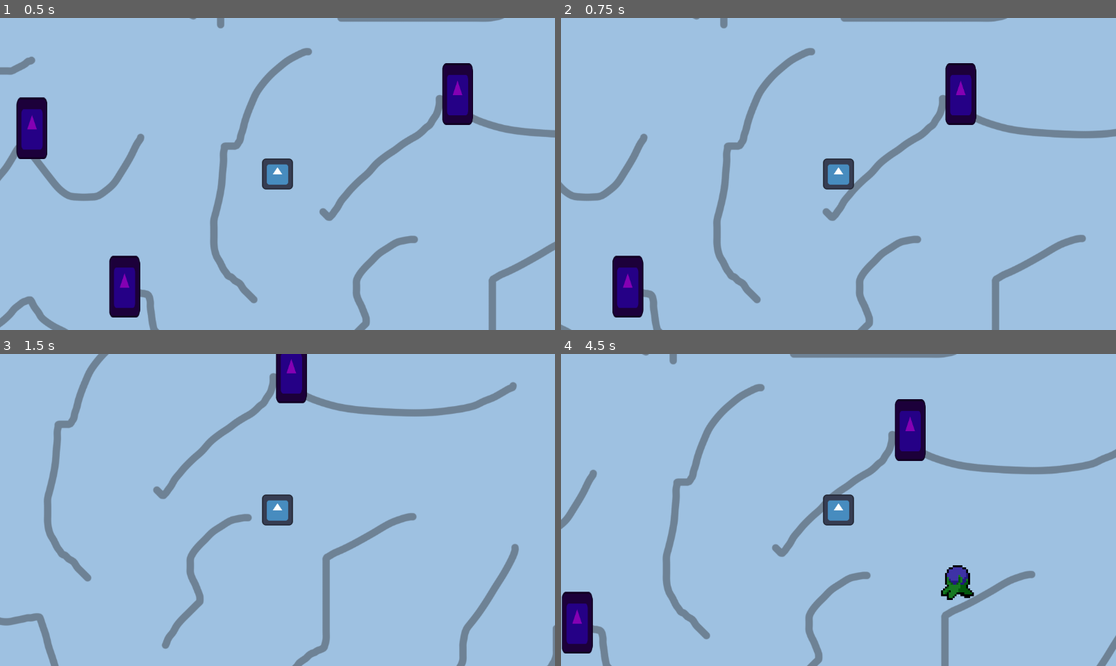
Above: before the commit, frames 1-4 (two rows, left to right).
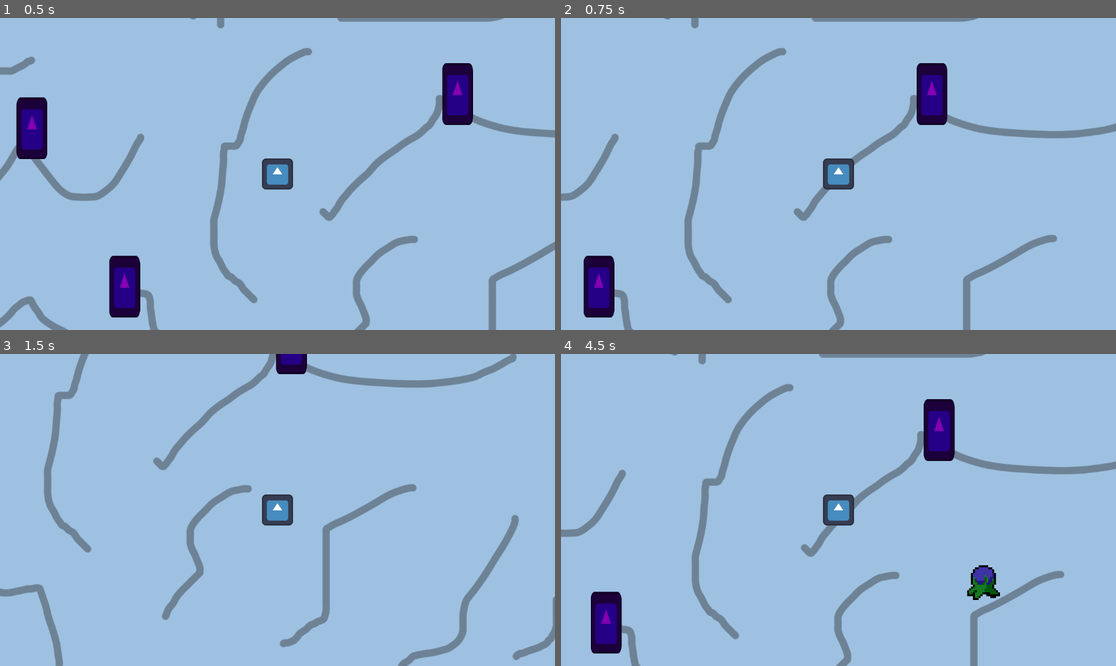
Above: after the commit, the same moments.

Repository: SleepyStudios/SummonerSurvivor
Game: Godot game, scene res://scenes/main.tscn
Two runs of this game, one before a commit and one after it. Both use one fixed random seed, a clock stepped at 60 frames per second and the inputs below. The engine's default icon, where the game draws it, is replaced by a stand-in: a white triangle on a blue panel in a dark square.
Inputs:
- Up to frame 1 (0.5 s): no input
- Up to frame 2 (0.75 s): tap Enter at 0.5 s; hold Right (right) from 0.53 s (still down); tap Space (dash) at 0.6 s
- Up to frame 3 (1.5 s): release Right (right) at 1.28 s; hold Down (down) from 1.28 s (still down); tap Space (dash) at 1.35 s
- Up to frame 4 (4.5 s): release Down (down) at 2.03 s; hold Right (right) 2.03-2.78 s; tap Space (dash) every 0.75 s from 2.1 to 4.35 s; hold Up (up) 2.78-3.53 s; hold Left (left) from 3.53 s (still down)

Frame 1 is identical in both runs. In frame 2, 13% of the frame differs, in the area x 0-100%, y 0-100%; in frame 3, 11%; in frame 4, 13%.

Commit message:
Relly QOL tweaks
- improves responsiveness of dash
- increases trigger distance for bombers
- increases bomb timer duration

Diff:
--- a/scenes/bomber.tscn
+++ b/scenes/bomber.tscn
@@ -145,7 +145,6 @@
 position = Vector2(80, 80)
 collision_layer = 2
 collision_mask = 6
-motion_mode = 1
 script = ExtResource("1_oushq")
 
 [node name="CollisionShape2D" type="CollisionShape2D" parent="."]
@@ -161,6 +160,7 @@
 autoplay = "default"
 
 [node name="BoomTimer" type="Timer" parent="."]
+wait_time = 2.0
 one_shot = true
 
 [node name="ExplosionArea" type="Area2D" parent="."]
--- a/scripts/bomber.gd
+++ b/scripts/bomber.gd
@@ -1,6 +1,7 @@
 extends Creature
 
-const EXPLODE_TRIGGER_DISTANCE = 80
+const EXPLODE_TRIGGER_DISTANCE = 150
+
 
 @onready var sprite: AnimatedSprite2D = $"AnimatedSprite2D"
 @onready var boom_timer: Timer = $"BoomTimer"
--- a/scripts/player.gd
+++ b/scripts/player.gd
@@ -28,7 +28,7 @@
 	var input_direction = Input.get_vector("left", "right", "up", "down")
 	velocity = input_direction * speed
 
-	if can_dash and Input.is_action_just_released("dash"):
+	if can_dash and Input.is_action_just_pressed("dash"):
 		speed = DASH_SPEED
 		can_dash = false
 		dash_timer.start()
